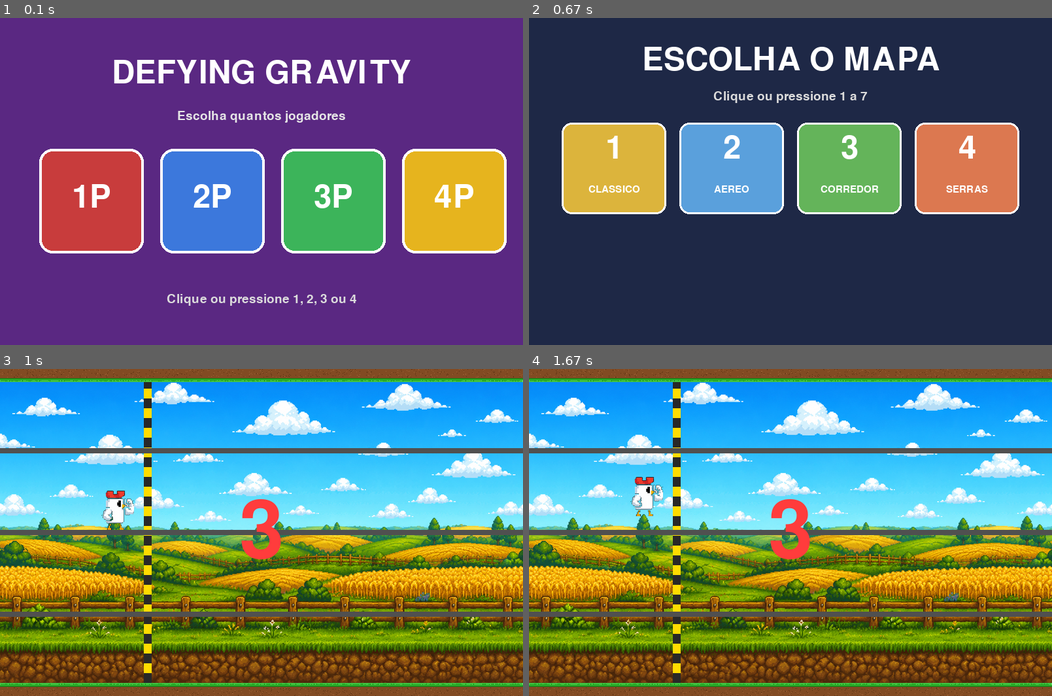
Above: before the commit, frames 1-4 (two rows, left to right).
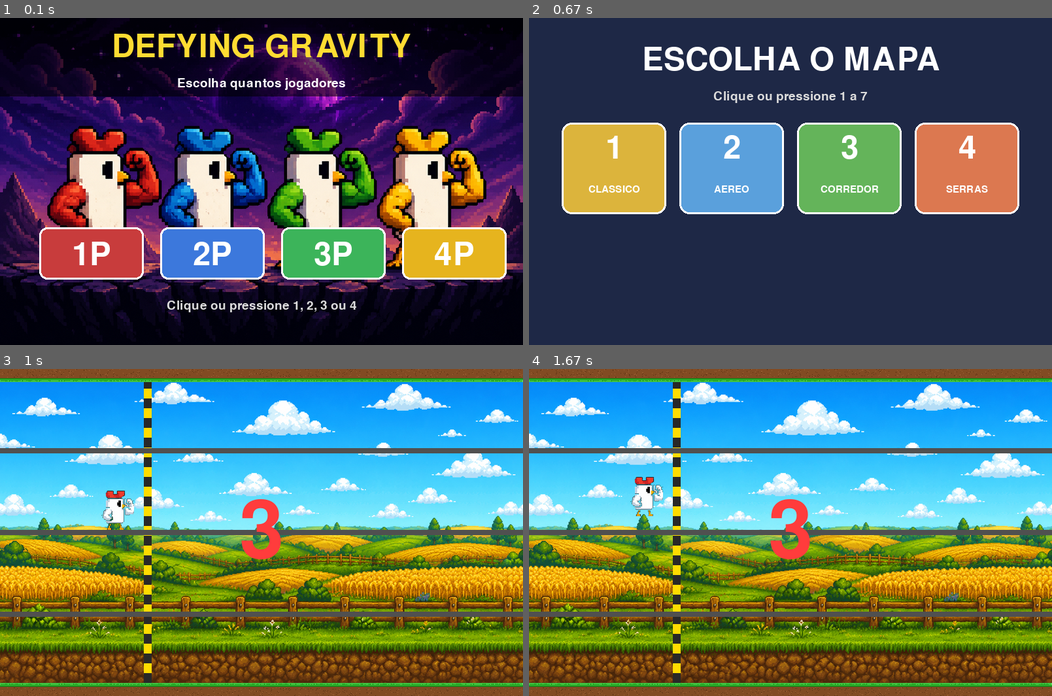
Above: after the commit, the same moments.

Repository: leomarsolla/pygameleomarcondes
Game: pygame game, started from jogo.py
Same seed, same stepped clock (60 frames per second), same inputs: the game is played once before the commit and once after it.
Inputs:
- Up to frame 1 (0.1 s): no input
- Up to frame 2 (0.67 s): tap 1 at 0.33 s
- Up to frame 3 (1 s): tap 1 at 0.67 s
- Up to frame 4 (1.67 s): tap Space at 1, 1.4 s

The runs differ from the first frame. In frame 1, 94% of the frame differs, in the area x 0-100%, y 0-100%; in frame 2, nothing differs; in frame 3, nothing differs; in frame 4, nothing differs.

Commit message:
v31  - menu de seleção de players

Diff:
--- a/jogo.py
+++ b/jogo.py
@@ -8,6 +8,10 @@
 HEIGHT = 500
 window = pygame.display.set_mode((WIDTH, HEIGHT))
 pygame.display.set_caption('Defying Gravity')
+bg_menu_players = pygame.image.load('chicken_bg.png').convert()
+bg_menu_mapa = pygame.image.load('maps_bg.png').convert()
+bg_vitoria = pygame.image.load('podium_bg.png').convert()
+bg_game_over = pygame.image.load('game_over_bg.png').convert()
 
 PLAYER_COLORS = [
     (255, 80, 80),
@@ -868,38 +872,39 @@
                 mx, my = event.pos
                 for i in range(4):
                     box_x = 60 + i * 185
-                    box_y = 200
-                    if box_x <= mx <= box_x + 160 and box_y <= my <= box_y + 160:
+                    box_y = 320
+                    if box_x <= mx <= box_x + 160 and box_y <= my <= box_y + 80:
                         num = i + 1
                         selecionando = False
             if event.type == pygame.KEYDOWN:
-                if event.key == pygame.K_1:
-                    num = 1
-                    selecionando = False
-                if event.key == pygame.K_2:
-                    num = 2
-                    selecionando = False
-                if event.key == pygame.K_3:
-                    num = 3
-                    selecionando = False
-                if event.key == pygame.K_4:
-                    num = 4
-                    selecionando = False
-        window.fill((90, 40, 130))
-        titulo = font_big.render('DEFYING GRAVITY', True, (255, 255, 255))
-        window.blit(titulo, (WIDTH // 2 - titulo.get_width() // 2, 60))
-        sub = font_small.render('Escolha quantos jogadores', True, (230, 230, 230))
-        window.blit(sub, (WIDTH // 2 - sub.get_width() // 2, 140))
+                if event.key == pygame.K_1: num = 1; selecionando = False
+                if event.key == pygame.K_2: num = 2; selecionando = False
+                if event.key == pygame.K_3: num = 3; selecionando = False
+                if event.key == pygame.K_4: num = 4; selecionando = False
+
+        window.blit(bg_menu_players, (0, 0))
+
+        # overlay escuro no topo
+        overlay = pygame.Surface((WIDTH, 120), pygame.SRCALPHA)
+        overlay.fill((0, 0, 0, 150))
+        window.blit(overlay, (0, 0))
+
+        titulo = font_big.render('DEFYING GRAVITY', True, (255, 220, 50))
+        window.blit(titulo, (WIDTH // 2 - titulo.get_width() // 2, 20))
+        sub = font_small.render('Escolha quantos jogadores', True, (255, 255, 255))
+        window.blit(sub, (WIDTH // 2 - sub.get_width() // 2, 90))
+
         cores_box = [(200, 60, 60), (60, 120, 220), (60, 180, 90), (230, 180, 30)]
         for i in range(4):
             box_x = 60 + i * 185
-            box_y = 200
-            pygame.draw.rect(window, cores_box[i], (box_x, box_y, 160, 160), border_radius=20)
-            pygame.draw.rect(window, (255, 255, 255), (box_x, box_y, 160, 160), 4, border_radius=20)
+            box_y = 320
+            pygame.draw.rect(window, cores_box[i], (box_x, box_y, 160, 80), border_radius=12)
+            pygame.draw.rect(window, (255, 255, 255), (box_x, box_y, 160, 80), 3, border_radius=12)
             label = font_big.render(f'{i+1}P', True, (255, 255, 255))
-            window.blit(label, (box_x + 80 - label.get_width() // 2, box_y + 50))
+            window.blit(label, (box_x + 80 - label.get_width() // 2, box_y + 18))
+
         rodape = font_small.render('Clique ou pressione 1, 2, 3 ou 4', True, (220, 220, 220))
-        window.blit(rodape, (WIDTH // 2 - rodape.get_width() // 2, 420))
+        window.blit(rodape, (WIDTH // 2 - rodape.get_width() // 2, 430))
         pygame.display.update()
     return num
 
Binary file added: chicken_bg.png
Binary file added: game_over_bg.png
Binary file added: maps_bg.png
Binary file added: podium_bg.png
